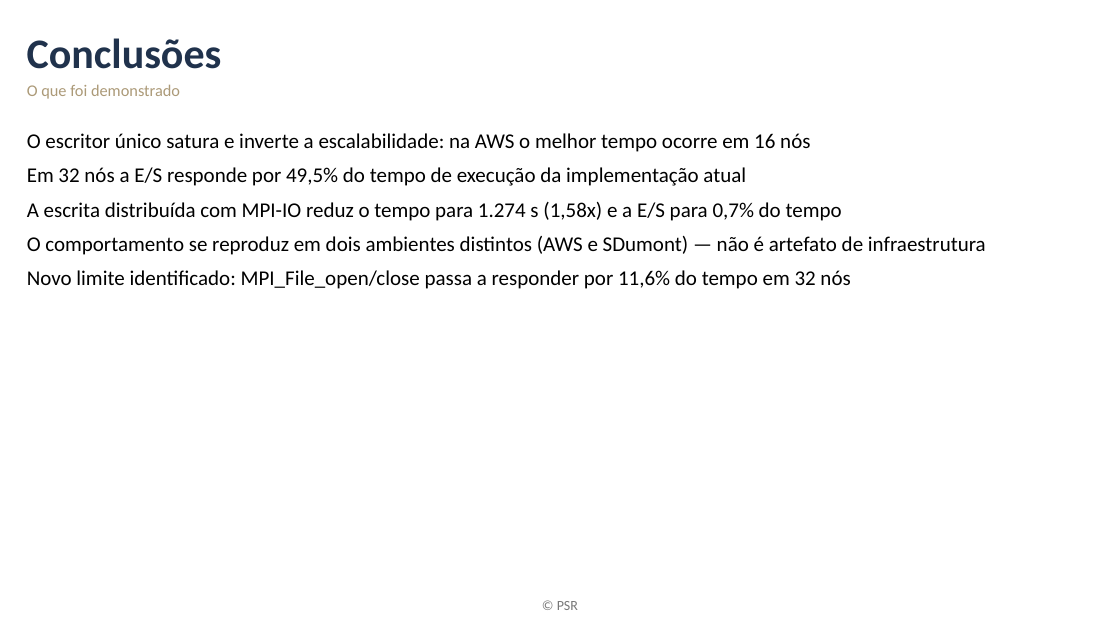
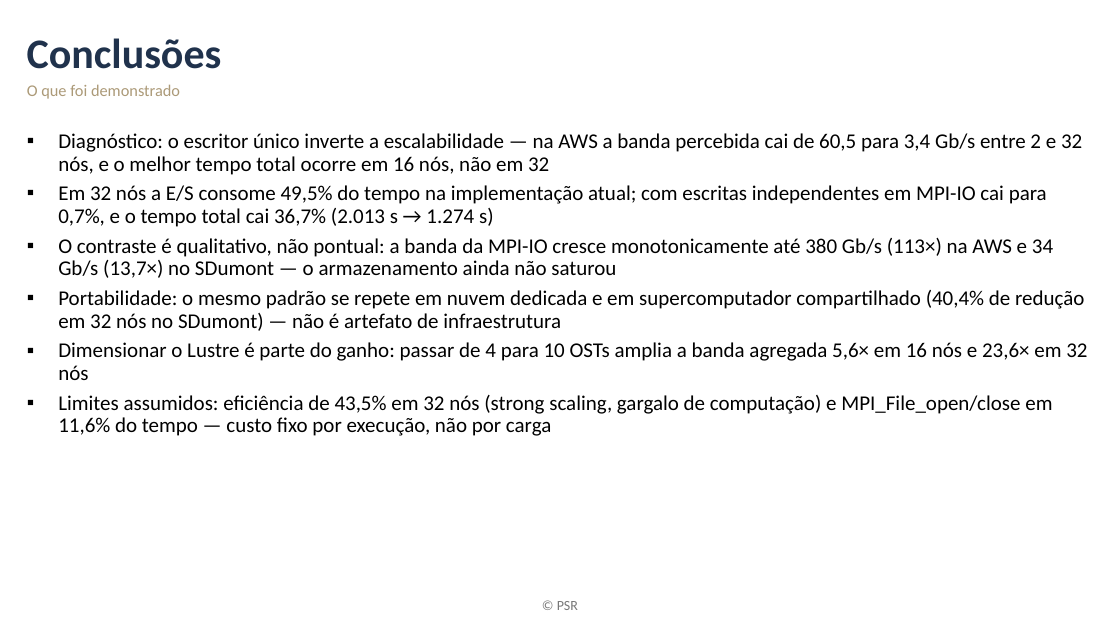
Before and after one commit to mbrcruz/SDDP-MPIO-Latex, a slide deck: slide 18 of Apresentacao/Apresentacao_esqueleto.pptx. Drawn at 1120x630 pixels with LibreOffice and Linux fonts; fonts in the diff are those of the drawing; background and template pictures are left out. Boxes give left, top, right and bottom in pixels: in the first picture for what was removed or moved away, otherwise in the second. Text is boxed around its words. In the diff, an @@ line names an element or a change of style, - is before the commit and + after.

Commit message:
Fix Presentation

```diff
--- a/Apresentacao/Apresentacao_esqueleto.pptx
+++ b/Apresentacao/Apresentacao_esqueleto.pptx
@@ text at bbox=[58, 133, 1087, 436]: text changed @@
-O escritor único satura e inverte a escalabilidade: na AWS o melhor tempo ocorre em 16 nós
-Em 32 nós a E/S responde por 49,5% do tempo de execução da implementação atual
-A escrita distribuída com MPI-IO reduz o tempo para 1.274 s (1,58x) e a E/S para 0,7% do tempo
-O comportamento se reproduz em dois ambientes distintos (AWS e SDumont) — não é artefato de infraestrutura
-Novo limite identificado: MPI_File_open/close passa a responder por 11,6% do tempo em 32 nós
+▪ Diagnóstico: o escritor único inverte a escalabilidade — na AWS a banda percebida cai de 60,5 para 3,4 Gb/s entre 2 e 32 nós, e o melhor tempo total ocorre em 16 nós, não em 32
+▪ Em 32 nós a E/S consome 49,5% do tempo na implementação atual; com escritas independentes em MPI-IO cai para 0,7%, e o tempo total cai 36,7% (2.013 s → 1.274 s)
+▪ O contraste é qualitativo, não pontual: a banda da MPI-IO cresce monotonicamente até 380 Gb/s (113×) na AWS e 34 Gb/s (13,7×) no SDumont — o armazenamento ainda não saturou
+▪ Portabilidade: o mesmo padrão se repete em nuvem dedicada e em supercomputador compartilhado (40,4% de redução em 32 nós no SDumont) — não é artefato de infraestrutura
+▪ Dimensionar o Lustre é parte do ganho: passar de 4 para 10 OSTs amplia a banda agregada 5,6× em 16 nós e 23,6× em 32 nós
+▪ Limites assumidos: eficiência de 43,5% em 32 nós (strong scaling, gargalo de computação) e MPI_File_open/close em 11,6% do tempo — custo fixo por execução, não por carga
```
Also in this commit, not shown: 2 other slides changed, 1 other file.
